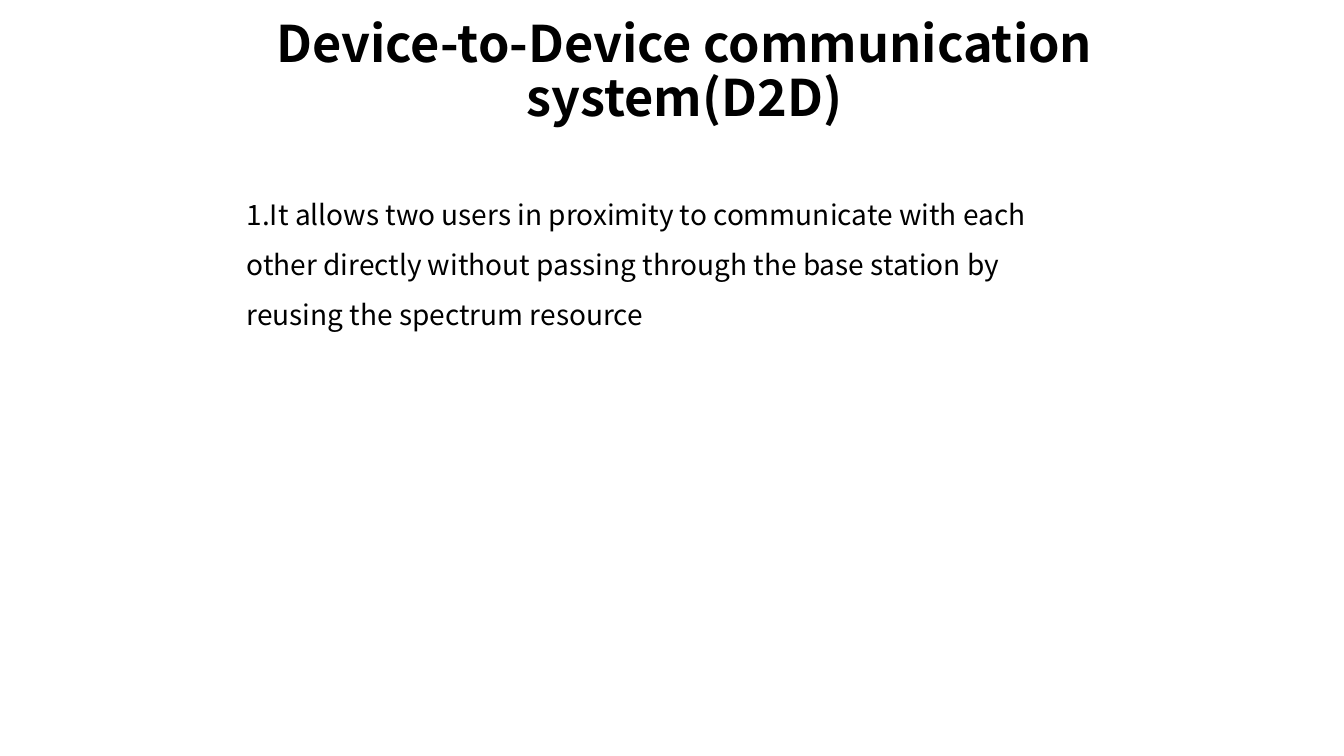
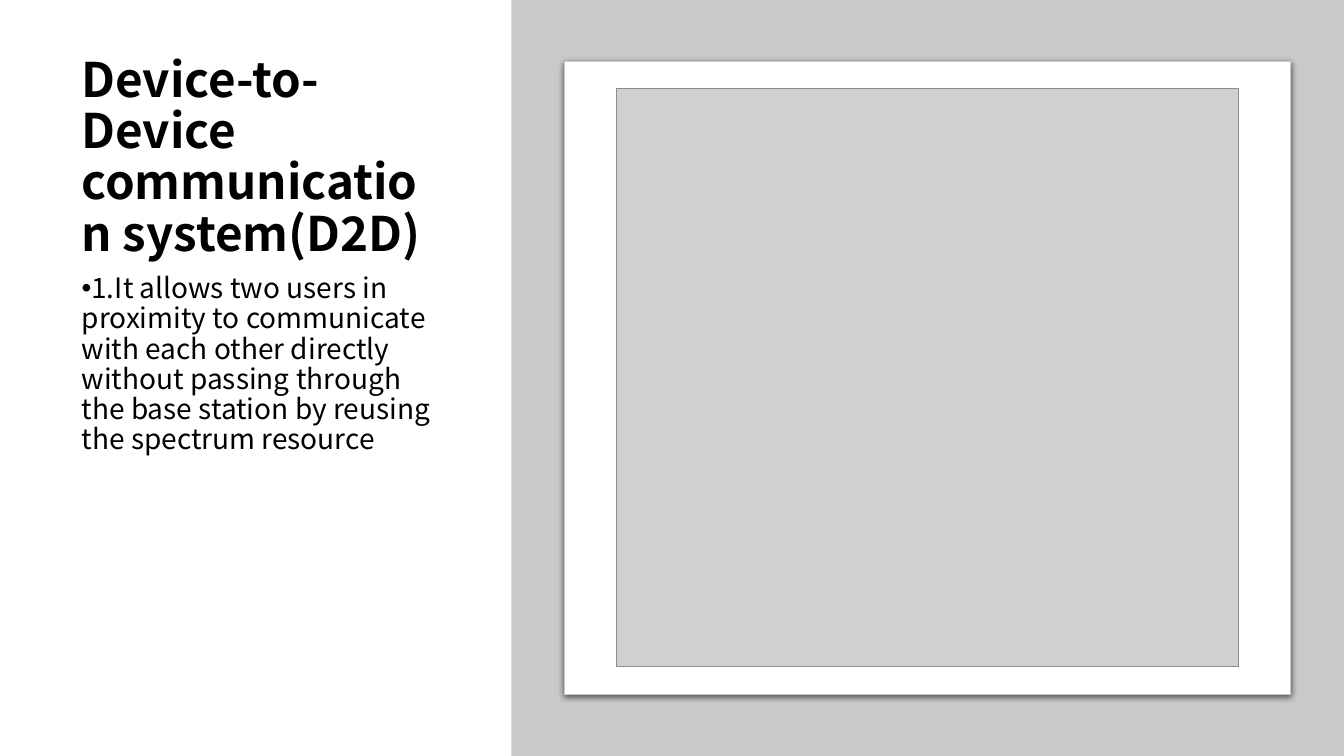
Before and after one commit to lyb1234567/Third-year-lectures, a slide deck: slide 9 of EEE380/Second Marker.pptx (slide 10 before the commit). Drawn at 1344x756 pixels with LibreOffice and Linux fonts; fonts in the diff are those of the drawing; grey boxes stand for pictures. Boxes give left, top, right and bottom in pixels: in the first picture for what was removed or moved away, otherwise in the second. Text is boxed around its words. In the diff, an @@ line names an element or a change of style, - is before the commit and + after.

```diff
--- a/EEE380/Second Marker.pptx
+++ b/EEE380/Second Marker.pptx
@@ rectangle added at <box>511,0,1344,756</box>, fill #C8CACA @@
@@ title "Device-to-Device communication system(D2D)": place and size @@
-title "Device-to-Device communication system(D2D)" at <box>276,21,1093,128</box>
+title "Device-to-Device communication system(D2D)" at <box>82,58,421,262</box>
@@ title "Device-to-Device communication system(D2D)" at <box>82,58,421,262</box>: size 36 to 34 pt; alignment centre to left @@
@@ rounded rectangle added at <box>565,62,1291,695</box>, fill #FFFFFF, outline #C8CACA 0.75 pt @@
@@ picture added at <box>616,89,1239,666</box> @@
@@ text "1.It allows two users in ...": place and size @@
-text "1.It allows two users in ..." at <box>247,202,1025,332</box>
+text "1.It allows two users in ..." at <box>82,275,430,456</box>
@@ text "1.It allows two users in ..." at <box>82,275,430,456</box>: bullet none to •; line spacing 1.5 to 0.9; more space between paragraphs @@
```
Also in this commit, not shown: 28 other slides changed, 6 slides added, 4 slides removed, 22 other files.
